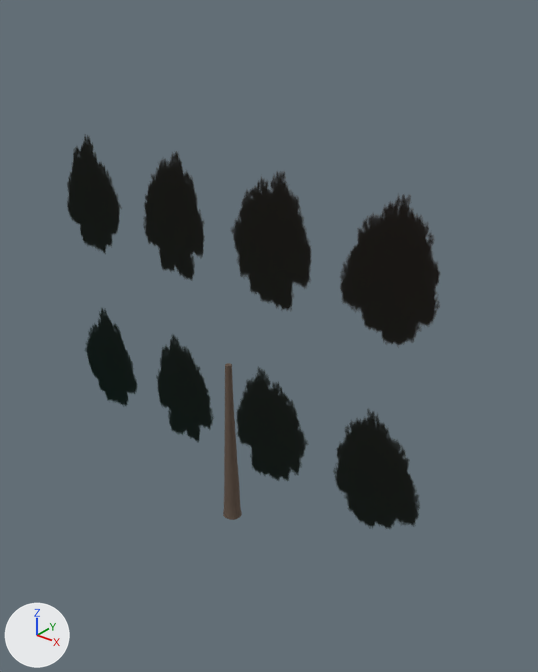
The glTF model assets/vegetation/models/tree_medium_broad_clustered_canopy_lod2_impostor.glb as it was, and as the next commit left it.
Camera for both pictures: a 50 mm lens placed at (15.2, -16.8, 18.5), pointed at (1.1, 0.8, 7.5). Lighting does not change. The marker at lower left points along +X, +Y and +Z. The picture after the commit comes second. Vertices at exactly the same position are counted once.

Names of what the first picture shows: 'Camphor_Trunk_Stylized', 'TreeHLOD2_Impostor'.
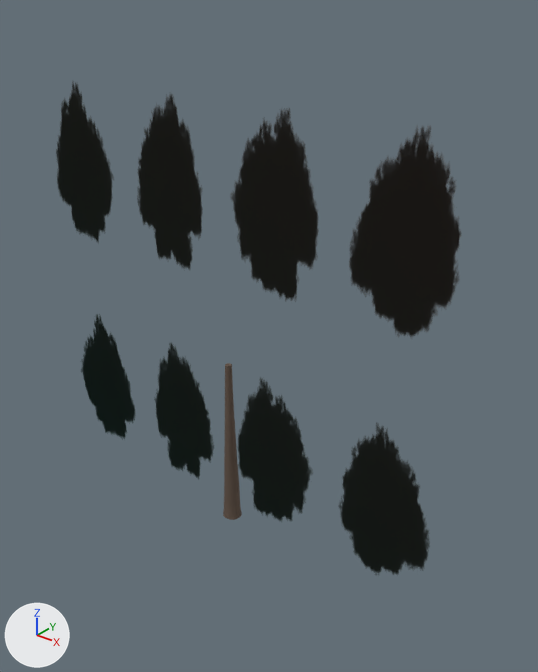
Changed parts and their boxes (x1, y1, x2, y2) in the pictures (538 x 672 px):
'TreeHLOD2_Impostor', reshaped (9% wider, 25% taller): before (67, 135, 440, 529); after (56, 82, 461, 575)

The edits, one by one:
me_treehlod2_impostormesh is used by ob_treehlod2_impostor; location (0.0, 0.0, 0.0).
me_treehlod2_impostormesh had 4 vertices, 4 faces and spanned x -8.5..8.0, y 0.0, z 1.3..14.6.
me_treehlod2_impostormesh now has 4 vertices, 4 faces and spans x -9.0..8.5, y 0.0, z -0.8..16.7.
Part 1, on me_treehlod2_impostormesh:
Vertex 0 of me_treehlod2_impostormesh moves from (-8.5, 0.0, 1.3) to (-9.0, 0.0, -0.8).
Vertex 1 of me_treehlod2_impostormesh moves from (8.0, 0.0, 1.3) to (8.5, 0.0, -0.8).
Vertex 2 of me_treehlod2_impostormesh moves from (8.0, 0.0, 14.6) to (8.5, 0.0, 16.7).
Vertex 3 of me_treehlod2_impostormesh moves from (-8.5, 0.0, 14.6) to (-9.0, 0.0, 16.7).
